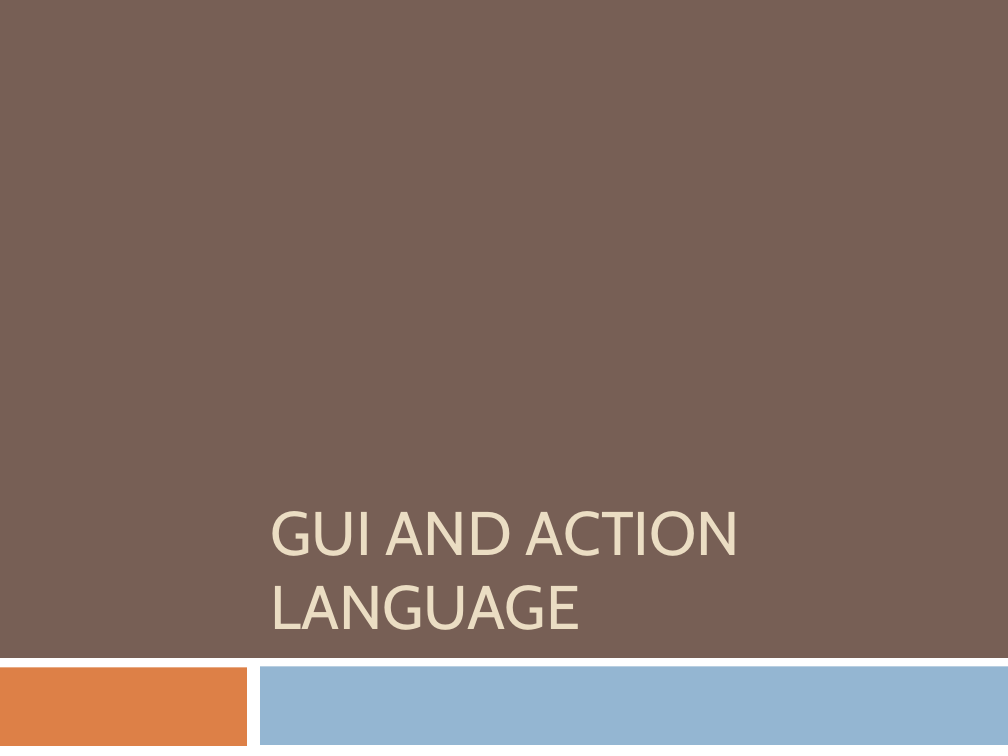
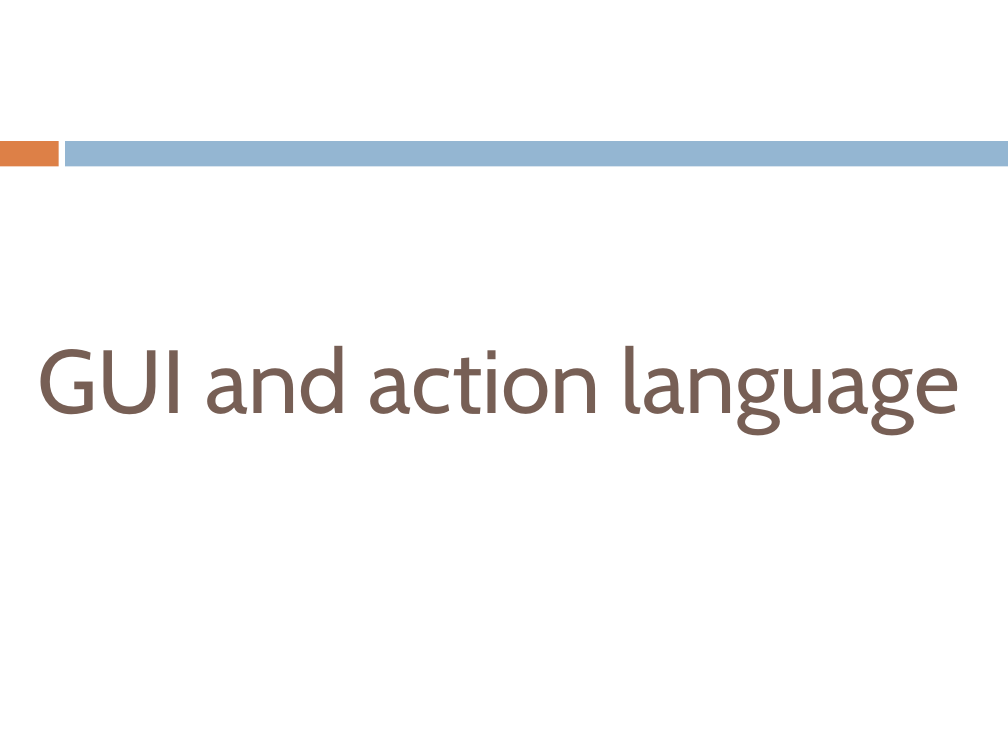
Before and after one commit to henrikklarup/sw402a, a slide deck: slide 24 of Project/præsentation/lasse.pptx (slide 25 before the commit). Drawn at 1008x756 pixels with LibreOffice and Linux fonts; fonts in the diff are those of the drawing. Boxes give left, top, right and bottom in pixels: in the first picture for what was removed or moved away, otherwise in the second. Text is boxed around its words. In the diff, an @@ line names an element or a change of style, - is before the commit and + after.

```diff
--- a/Project/præsentation/lasse.pptx
+++ b/Project/præsentation/lasse.pptx
@@ background #775F55 to #FFFFFF @@
@@ rectangle added at (0, 141, 58, 166), fill #DD8047 @@
@@ rectangle added at (66, 141, 1008, 166), fill #94B6D2 @@
@@ title "GUI and action language" at (38, 346, 960, 433): vertical alignment bottom to middle @@
@@ title at (38, 346, 960, 433): text changed; size 44 to 64 pt; text colour #EBDDC3 to #775F55 @@
-GUI AND ACTION LANGUAGE
+GUI and action language
@@ rectangle removed at (0, 658, 1008, 756) @@
@@ rectangle removed at (0, 667, 247, 746) @@
@@ rectangle removed at (260, 666, 1008, 745) @@
```
Also in this commit, not shown: 31 other slides changed, 2 slides added, 2 slides removed.
